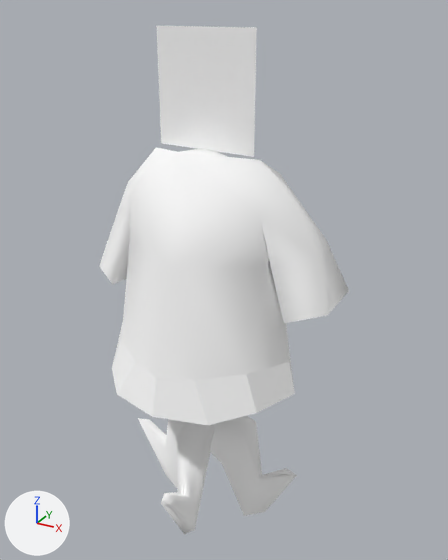
The glTF model public/3d/item/model__item__shop.ofs_5489_0/5489u_cl_top_a.gltf, before and after one commit.
Camera for both pictures: a camera (50 mm lens) standing at (1.106, -1.903, 2.051) and looking at (0.044, 0.027, 1.086). The axes (+X, +Y, +Z) are drawn at lower left. The lights are the same throughout. The older version comes first.

Names of what the first picture shows: '5489u_cl_top_a'.
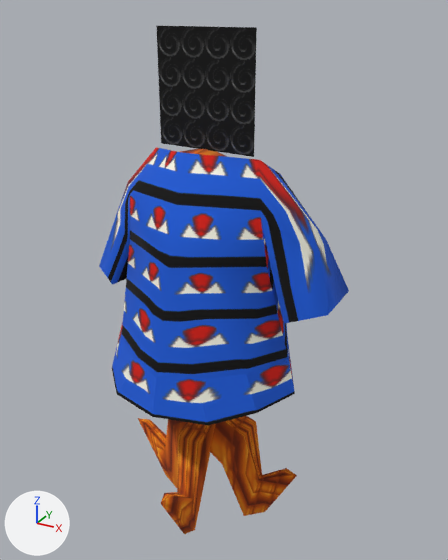
Boxes [x1, y1, x2, y2] around the edits, measured in the pictures (448 x 560 px):
'5489u_cl_top_a', surface changed (darker)
    both: [99, 26, 349, 534]

Edits to the bpy script that builds the scene:
```text
Add img_c_manekin01:
    img_c_manekin01 = load_image('c_manekin01', '_unpacked/c_manekin01', 32, 32, 'sRGB')
Add img_c_han00:
    img_c_han00 = load_image('c_han00', '_unpacked/c_han00', 32, 32, 'sRGB')
Add img_ucc_top0:
    img_ucc_top0 = load_image('ucc_top0', '_unpacked/ucc_top0', 32, 64, 'sRGB')
Change mat_ucc_top0:
    remove mat_ucc_top0.base_color = (1.0, 1.0, 1.0)  # white #ffffff
    add mat_ucc_top0.texture = img_ucc_top0
Change mat_c_han00:
    remove mat_c_han00.base_color = (1.0, 1.0, 1.0)  # white #ffffff
    add mat_c_han00.texture = img_c_han00
Change mat_c_manekin01:
    remove mat_c_manekin01.base_color = (1.0, 1.0, 1.0)  # white #ffffff
    add mat_c_manekin01.texture = img_c_manekin01
```
